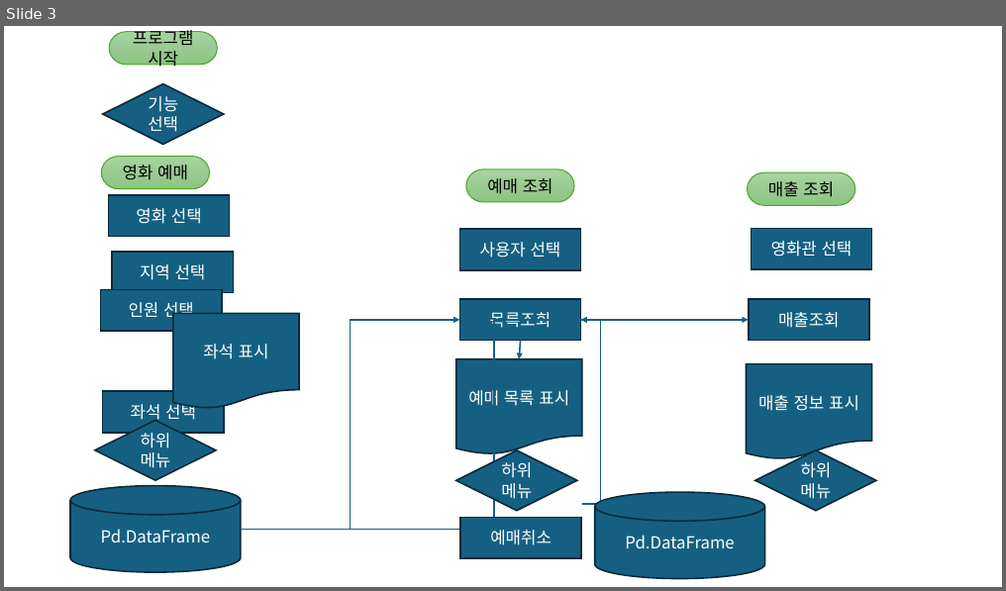
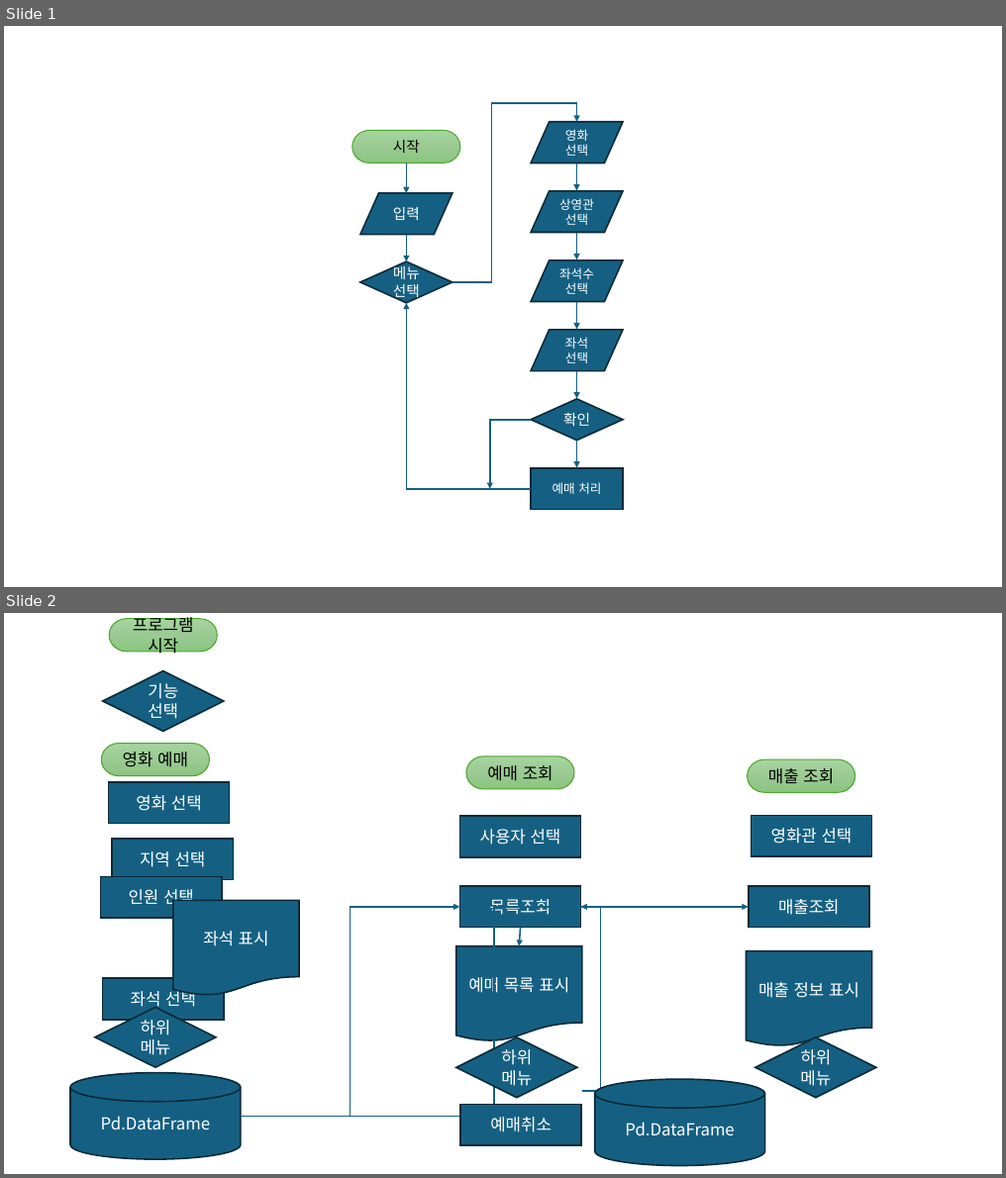
Before and after one commit to seongyong-git/sesac, a slide deck: 플로우차트.pptx. Shown one above the other, each under a label of ours: slide 3 before the commit, slides 1 and 2 after it. The pictures are 1006x591 and 1006x1178 pixels, drawn with LibreOffice and Linux fonts; fonts in the diff are those of the drawing. Boxes give left, top, right and bottom in pixels: in the first picture for what was removed or moved away, otherwise in the second. Text is boxed around its words. In the diff, an @@ line names an element or a change of style, - is before the commit and + after.

Commit message:
flow chart update

```diff
--- a/플로우차트.pptx
+++ b/플로우차트.pptx
@@ slide 1 added at (4, 26, 1002, 587), background #FFFFFF @@
@@ elbow arrow added from (452, 282) to (576, 122), #156082 1.5 pt @@
@@ pill shape added at (352, 130, 460, 163), fill gradient #A8D5A0 to #9CCA94 to #8AC680, outline #4EA72E 1 pt, 14 pt, text #000000 @@
+시작
@@ flow chart input output added at (531, 122, 623, 163), fill #156082, outline #092A39 1.5 pt, 12 pt, text #FFFFFF @@
+영화
+선택
@@ arrow added from (406, 163) to (406, 193), #156082 1.5 pt @@
@@ arrow added from (576, 164) to (576, 190), #156082 1.5 pt @@
@@ flow chart input output added at (360, 193, 452, 234), fill #156082, outline #092A39 1.5 pt, 14 pt, text #FFFFFF @@
+입력
@@ flow chart input output added at (531, 191, 623, 233), fill #156082, outline #092A39 1.5 pt, 12 pt, text #FFFFFF @@
+상영관
+선택
@@ arrow added from (576, 233) to (576, 261), #156082 1.5 pt @@
@@ diamond added at (360, 262, 452, 303), fill #156082, outline #092A39 1.5 pt, 14 pt, text #FFFFFF @@
+메뉴
+선택
@@ arrow added from (406, 235) to (406, 262), #156082 1.5 pt @@
@@ flow chart input output added at (531, 261, 623, 301), fill #156082, outline #092A39 1.5 pt, 12 pt, text #FFFFFF @@
+좌석수
+선택
@@ elbow arrow added from (531, 489) to (406, 303), #156082 1.5 pt @@
@@ arrow added from (576, 302) to (576, 329), #156082 1.5 pt @@
@@ flow chart input output added at (531, 330, 623, 372), fill #156082, outline #092A39 1.5 pt, 12 pt, text #FFFFFF @@
+좌석
+선택
@@ arrow added from (576, 372) to (576, 399), #156082 1.5 pt @@
@@ diamond added at (531, 399, 623, 441), fill #156082, outline #092A39 1.5 pt, 14 pt, text #FFFFFF @@
+확인
@@ elbow arrow added from (531, 420) to (490, 489), #156082 1.5 pt @@
@@ arrow added from (576, 441) to (576, 469), #156082 1.5 pt @@
@@ rectangle added at (531, 469, 623, 509), fill #156082, outline #092A39 1.5 pt, 12 pt, text #FFFFFF @@
+예매 처리
@@ what was slide 3 is now slide 2 @@
```
Also in this commit, not shown: 2 slides removed.
